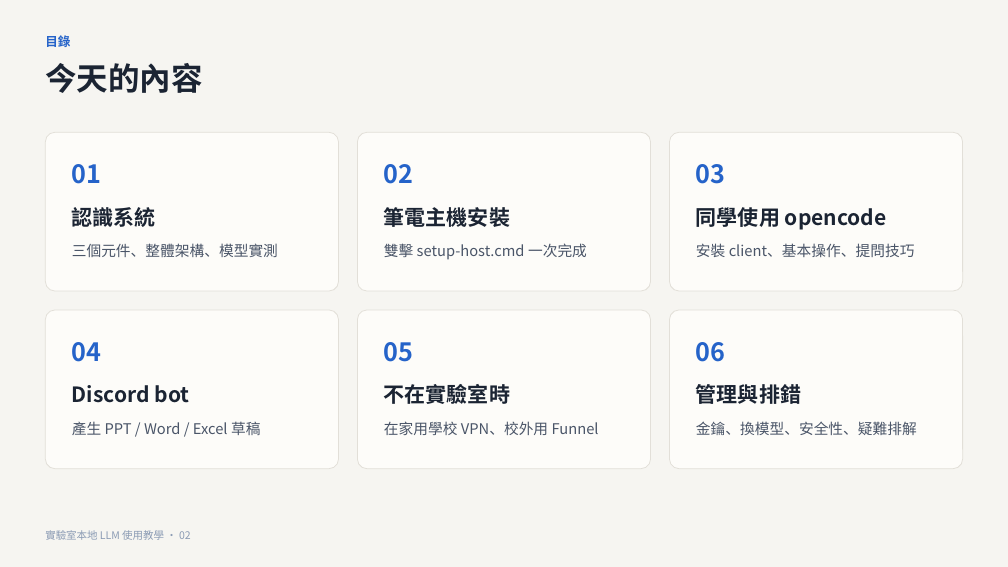
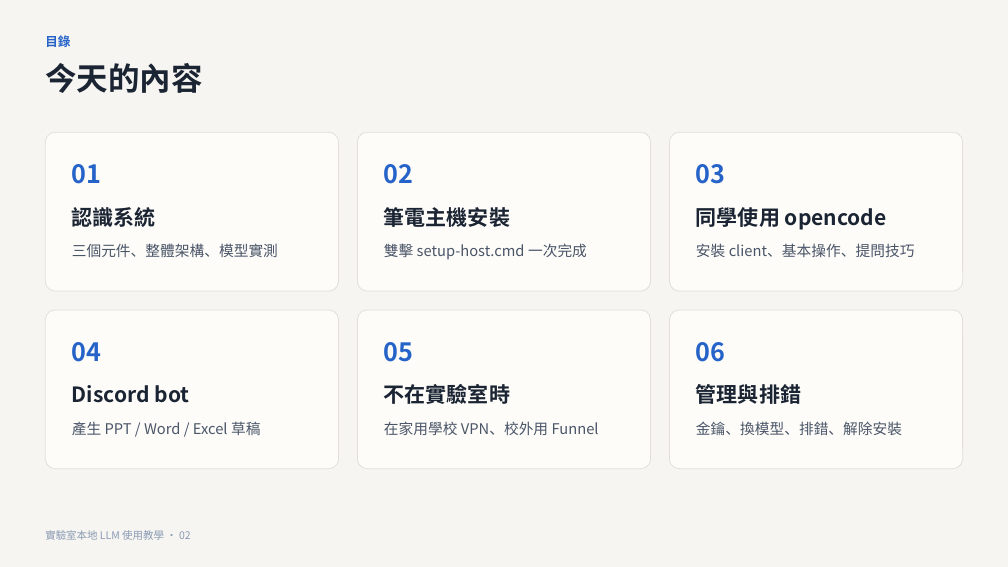
Before and after one commit to CYH4157/local-llm, a slide deck: slide 2 of docs/實驗室本地LLM使用教學.pptx. Drawn at 1008x567 pixels with LibreOffice and Linux fonts; fonts in the diff are those of the drawing. Boxes give left, top, right and bottom in pixels: in the first picture for what was removed or moved away, otherwise in the second. Text is boxed around its words. In the diff, an @@ line names an element or a change of style, - is before the commit and + after.

```diff
--- a/docs/實驗室本地LLM使用教學.pptx
+++ b/docs/實驗室本地LLM使用教學.pptx
@@ text at <box>696,421,902,435</box>: text changed @@
-金鑰、換模型、安全性、疑難排解
+金鑰、換模型、排錯、解除安裝
```
Also in this commit, not shown: 1 other slide changed, 1 slide added, 12 other files.
